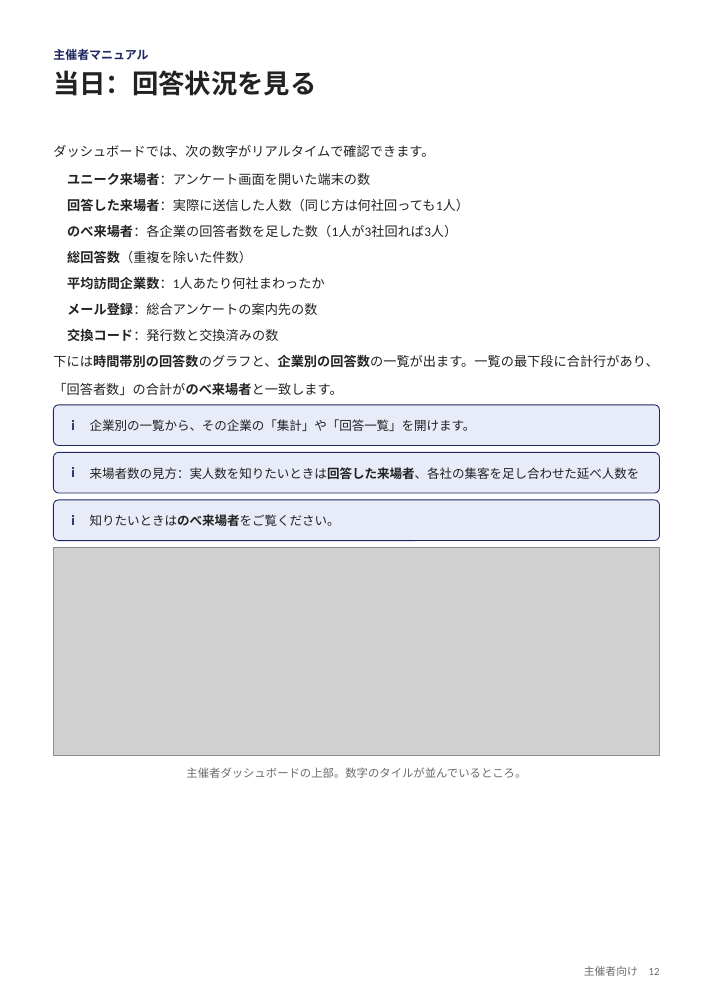
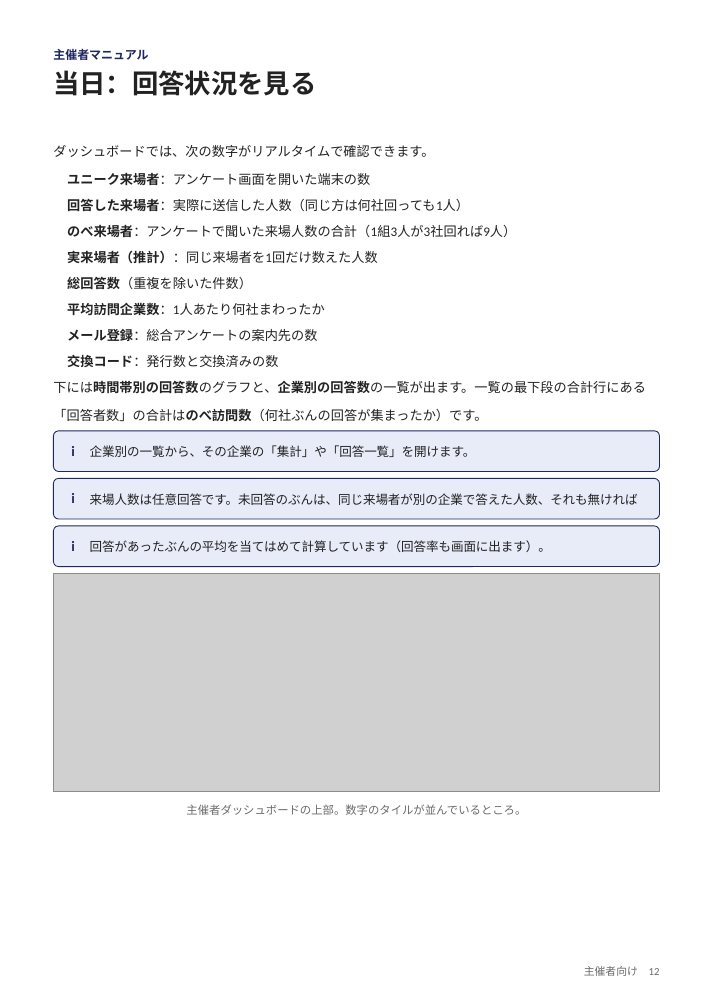
Before and after one commit to nisplus/enque, a slide deck: slide 12 of docs/manual-organizer.pptx. Drawn at 713x1008 pixels with LibreOffice and Linux fonts; fonts in the diff are those of the drawing; grey boxes stand for pictures. Boxes give left, top, right and bottom in pixels: in the first picture for what was removed or moved away, otherwise in the second. Text is boxed around its words. In the diff, an @@ line names an element or a change of style, - is before the commit and + after.

```diff
--- a/docs/manual-organizer.pptx
+++ b/docs/manual-organizer.pptx
@@ text at <box>67,224,516,238</box>: text changed @@
-● のべ来場者：各企業の回答者数を足した数（1人が3社回れば3人）
+● のべ来場者：アンケートで聞いた来場人数の合計（1組3人が3社回れば9人）
@@ text added at <box>67,250,378,264</box>, 11 pt, text #222222 @@
+● 実来場者（推計）：同じ来場者を1回だけ数えた人数
@@ 5 texts: place and size @@
-5 texts at <box>67,250,476,431</box>
+5 texts at <box>67,276,476,457</box>
@@ text at <box>53,380,646,394</box>: text changed @@
-下には時間帯別の回答数のグラフと、企業別の回答数の一覧が出ます。一覧の最下段に合計行があり、
+下には時間帯別の回答数のグラフと、企業別の回答数の一覧が出ます。一覧の最下段の合計行にある
@@ text at <box>53,409,487,421</box>: text changed @@
-「回答者数」の合計がのべ来場者と一致します。
+「回答者数」の合計はのべ訪問数（何社ぶんの回答が集まったか）です。
@@ 2 texts, 2 rounded rectangles: place and size @@
-2 texts, 2 rounded rectangles at <box>53,453,660,541</box>
+2 texts, 2 rounded rectangles at <box>53,431,660,519</box>
@@ text removed at <box>90,467,640,479</box> @@
-来場者数の見方：実人数を知りたいときは回答した来場者、各社の集客を足し合わせた延べ人数を
@@ text added at <box>90,493,638,505</box>, 10.5 pt, text #222222 @@
+来場人数は任意回答です。未回答のぶんは、同じ来場者が別の企業で答えた人数、それも無ければ
@@ rounded rectangle: place and size @@
-rounded rectangle at <box>53,405,660,446</box>
+rounded rectangle at <box>53,526,660,566</box>
@@ text "i": place and size @@
-text "i" at <box>71,420,75,430</box>
+text "i" at <box>71,541,75,551</box>
@@ text removed at <box>90,514,340,526</box> @@
-知りたいときはのべ来場者をご覧ください。
@@ text added at <box>90,540,551,552</box>, 10.5 pt, text #222222 @@
+回答があったぶんの平均を当てはめて計算しています（回答率も画面に出ます）。
@@ picture: place and size @@
-picture at <box>53,547,660,755</box>
+picture at <box>53,573,660,791</box>
@@ text "主催者ダッシュボードの上部。数字のタイルが並んでいるところ。": place and size @@
-text "主催者ダッシュボードの上部。数字のタイルが並んでいるところ。" at <box>186,767,526,778</box>
+text "主催者ダッシュボードの上部。数字のタイルが並んでいるところ。" at <box>186,804,526,815</box>
```
Also in this commit, not shown: 7 other slides changed, 1 slide added, 19 other files.
